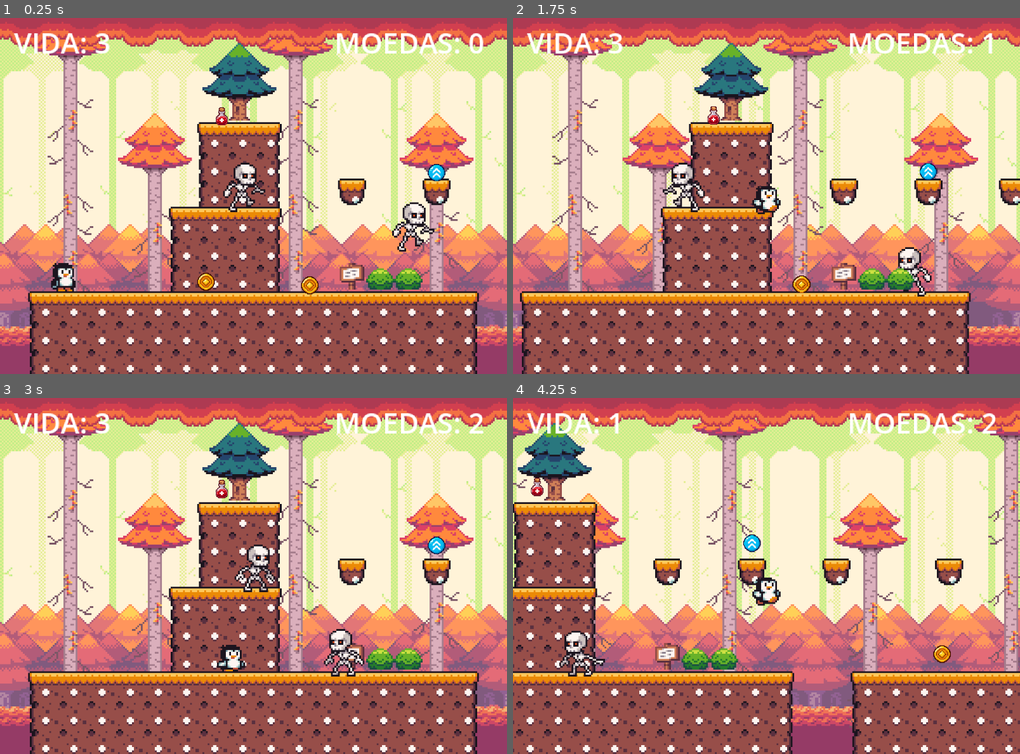
Above: before the commit, frames 1-4 (two rows, left to right).
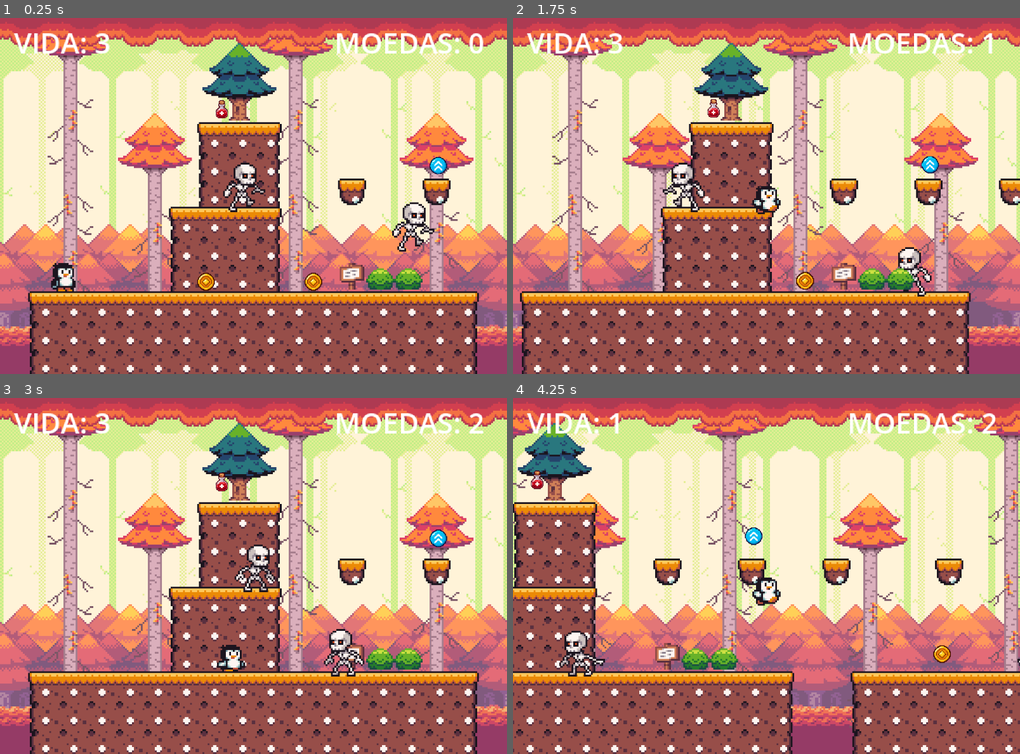
Above: after the commit, the same moments.

Repository: muelzzkk/plataforma_2d
Game: Godot game, scene res://scenes/main.tscn
Two runs of this game, one before a commit and one after it. Both use one fixed random seed, a clock stepped at 60 frames per second and the inputs below. Sound files missing from this copy of the repository are replaced by a short silence.
Inputs:
- Up to frame 1 (0.25 s): no input
- Up to frame 2 (1.75 s): tap Enter (ui_accept) at 0.5, 0.77, 1.52 s; hold Right (ui_right) from 0.53 s (still down)
- Up to frame 3 (3 s): release Right (ui_right) at 2.03 s; hold Left (ui_left) 2.03-2.78 s; hold Right (ui_right) from 2.78 s (still down)
- Up to frame 4 (4.25 s): keep holding Right (ui_right); tap Enter (ui_accept) at 3.02, 3.77 s

The runs differ from the first frame. In frame 1, 0.5% of the frame differs, in the area x 42-89%, y 22-78%; in frame 2, 0.5%; in frame 3, 0.3%; in frame 4, 0.3%.

Commit message:
feat: audiostream alterado na cena main.

Diff:
--- a/scenes/main.tscn
+++ b/scenes/main.tscn
@@ -14,12 +14,11 @@
 [ext_resource type="PackedScene" uid="uid://drahrakfw5mx6" path="res://scenes/coin.tscn" id="12_a8y0u"]
 [ext_resource type="PackedScene" uid="uid://c2havtnnlwb85" path="res://scenes/health_potion.tscn" id="13_jkv2x"]
 [ext_resource type="PackedScene" uid="uid://hdeno40odxgv" path="res://scenes/double_jump_power_up.tscn" id="14_jbj1t"]
-
-[ext_resource type="Script" path="res://scripts/main.gd" id="audio_main"]
-[ext_resource type="AudioStream" path="res://audio/background_music_sound.mp3" id="audio_BackgroundMusic"]
-[ext_resource type="AudioStream" path="res://audio/game_start.mp3" id="audio_StartSound"]
-[ext_resource type="AudioStream" path="res://audio/coin_sound.wav" id="audio_CoinSound"]
-[ext_resource type="AudioStream" path="res://audio/power_up_sound.mp3" id="audio_PowerUpSound"]
+[ext_resource type="AudioStream" uid="uid://bd5wsackfcuth" path="res://audio/background_music_sound.mp3" id="audio_BackgroundMusic"]
+[ext_resource type="AudioStream" uid="uid://cgc0ptbm0l1ii" path="res://audio/coin_sound.wav" id="audio_CoinSound"]
+[ext_resource type="Script" uid="uid://8qh21yqctvcl" path="res://scripts/main.gd" id="audio_main"]
+[ext_resource type="AudioStream" uid="uid://dts750hsh4cik" path="res://audio/power_up_sound.mp3" id="audio_PowerUpSound"]
+[ext_resource type="AudioStream" uid="uid://cyb8htw2y68j" path="res://audio/game_start.mp3" id="audio_StartSound"]
 
 [node name="Main" type="Node2D" unique_id=1778828340]
 script = ExtResource("audio_main")
@@ -94,8 +93,8 @@
 [node name="Enemy2" parent="Enemies" unique_id=633929579 instance=ExtResource("10_enemy")]
 position = Vector2(224, 96)
 
-[node name="Enemy3" parent="Enemies" unique_id=1617659272 instance=ExtResource("10_enemy")]
-position = Vector2(446, 148)
+[node name="Enemy3" parent="Enemies" unique_id=473461454 instance=ExtResource("10_enemy")]
+position = Vector2(424, 147)
 
 [node name="HUD" type="CanvasLayer" parent="." unique_id=130743115]
 script = ExtResource("11_hud")
@@ -120,38 +119,39 @@
 position = Vector2(356, 154)
 
 [node name="HealthPotion" parent="Collectibles" unique_id=1535277923 instance=ExtResource("13_jkv2x")]
-position = Vector2(126, 59)
+position = Vector2(126, 55)
 item_type = 1
 
 [node name="DoubleJumpPowerUp" parent="Collectibles" unique_id=930772325 instance=ExtResource("14_jbj1t")]
-position = Vector2(248, 91)
+position = Vector2(249, 87)
 item_type = 2
 
 [node name="Coin2" parent="Collectibles" unique_id=437029594 instance=ExtResource("12_a8y0u")]
 position = Vector2(117, 153)
 
 [node name="Coin3" parent="Collectibles" unique_id=2014591409 instance=ExtResource("12_a8y0u")]
-position = Vector2(176, 155)
+position = Vector2(178, 153)
 
-[node name="BackgroundMusic" type="AudioStreamPlayer" parent="."]
+[node name="BackgroundMusic" type="AudioStreamPlayer" parent="." unique_id=1268348018]
 stream = ExtResource("audio_BackgroundMusic")
 volume_db = -16.0
 
-[node name="StartSound" type="AudioStreamPlayer" parent="."]
+[node name="StartSound" type="AudioStreamPlayer" parent="." unique_id=1451749881]
 stream = ExtResource("audio_StartSound")
 autoplay = true
 
-[node name="CoinSound" type="AudioStreamPlayer" parent="."]
+[node name="CoinSound" type="AudioStreamPlayer" parent="." unique_id=2006447962]
 stream = ExtResource("audio_CoinSound")
 
-[node name="PowerUpSound" type="AudioStreamPlayer" parent="."]
+[node name="PowerUpSound" type="AudioStreamPlayer" parent="." unique_id=567377390]
 stream = ExtResource("audio_PowerUpSound")
 
+[connection signal="died" from="Player" to="." method="_on_player_died"]
 [connection signal="damage_requested" from="Enemies/Enemy" to="Player" method="_on_enemy_damage_requested"]
 [connection signal="damage_requested" from="Enemies/Enemy2" to="Player" method="_on_enemy_damage_requested"]
+[connection signal="damage_requested" from="Enemies/Enemy3" to="Player" method="_on_enemy_damage_requested"]
 [connection signal="collected" from="Collectibles/Coin" to="." method="_on_item_collected"]
 [connection signal="collected" from="Collectibles/HealthPotion" to="." method="_on_item_collected"]
 [connection signal="collected" from="Collectibles/DoubleJumpPowerUp" to="." method="_on_item_collected"]
 [connection signal="collected" from="Collectibles/Coin2" to="." method="_on_item_collected"]
 [connection signal="collected" from="Collectibles/Coin3" to="." method="_on_item_collected"]
-[connection signal="died" from="Player" to="." method="_on_player_died"]
